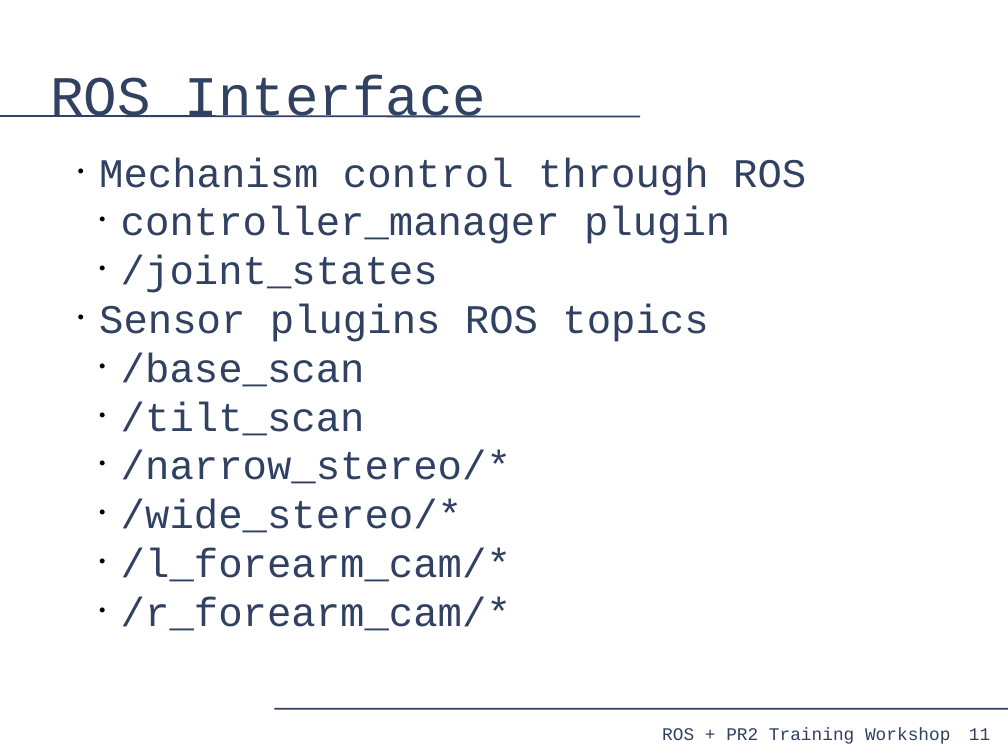
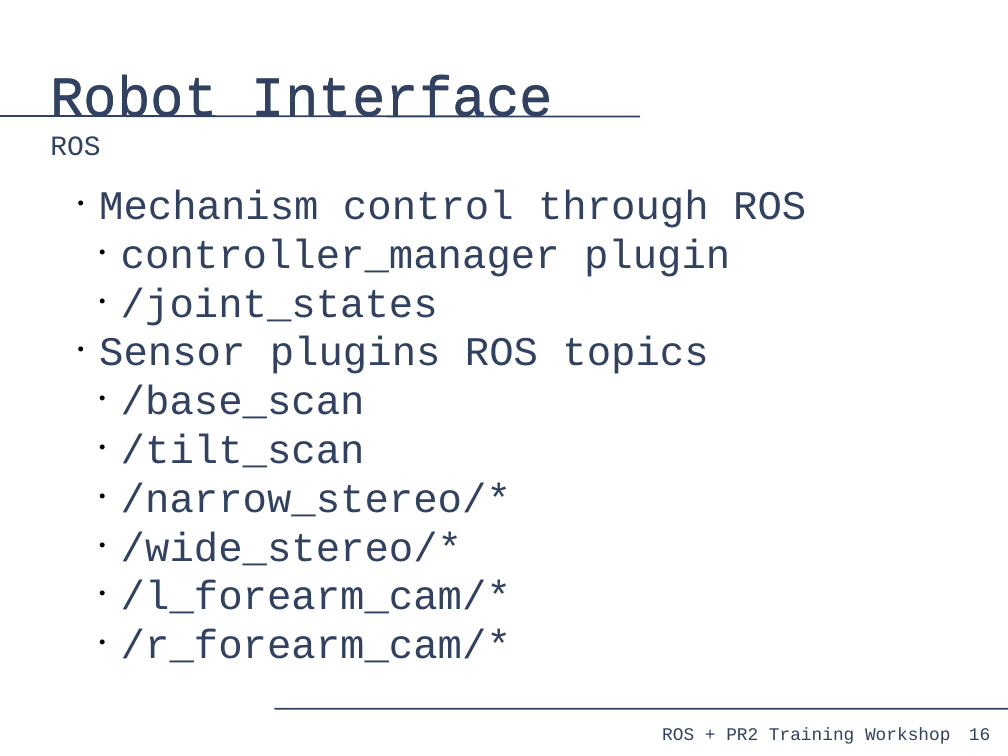
Before and after one commit to PR2/pr2_docs, a slide deck: slide 16 of pr2_training_workshop/simulation/simulation_training_workshop.odp (slide 11 before the commit). Drawn at 1008x756 pixels with LibreOffice and Linux fonts; fonts in the diff are those of the drawing. Boxes give left, top, right and bottom in pixels: in the first picture for what was removed or moved away, otherwise in the second. Text is boxed around its words. In the diff, an @@ line names an element or a change of style, - is before the commit and + after.

```diff
--- a/pr2_training_workshop/simulation/simulation_training_workshop.odp
+++ b/pr2_training_workshop/simulation/simulation_training_workshop.odp
@@ title at (50, 75, 554, 118): text changed @@
-ROS Interface
+Robot Interface
@@ title added at (50, 136, 100, 156), 44 pt, text #314162 @@
+Robot Interface
+ROS
@@ text "Mechanism control through ROS": place and size @@
-text "Mechanism control through ROS" at (99, 157, 806, 631)
+text "Mechanism control through ROS" at (99, 190, 806, 663)
@@ page number at (969, 728, 990, 740): text changed @@
-11
+16
```
Also in this commit, not shown: 8 other slides changed, 8 slides added, 5 slides removed.
